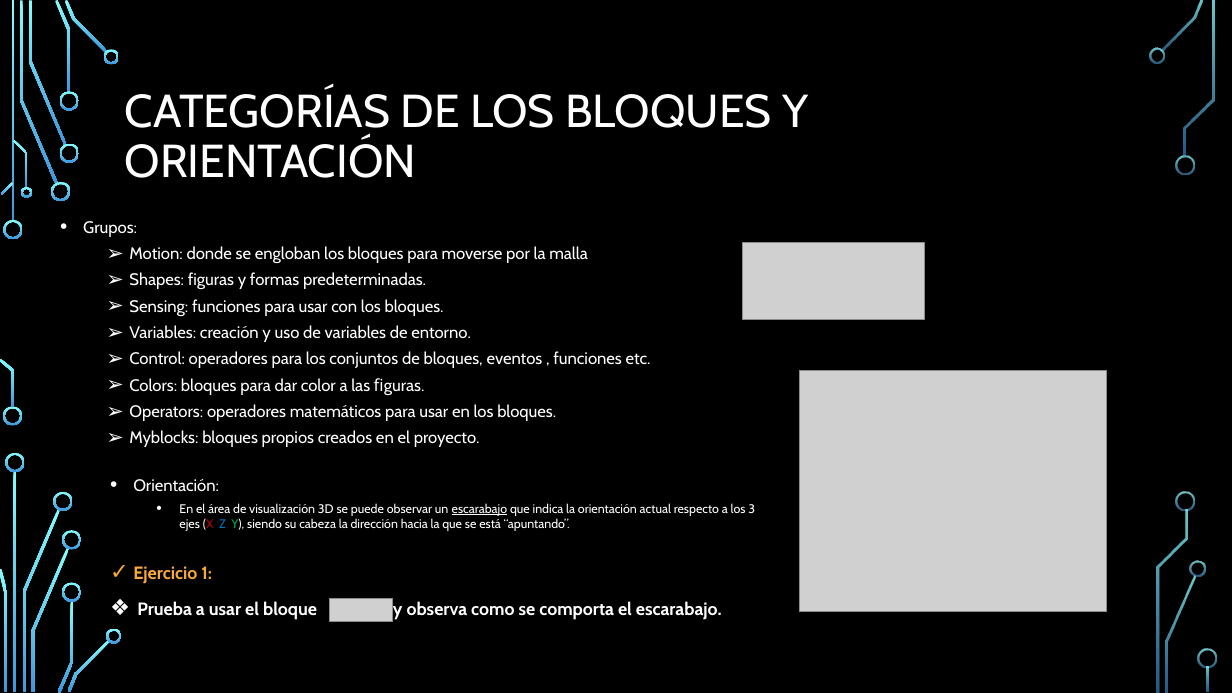
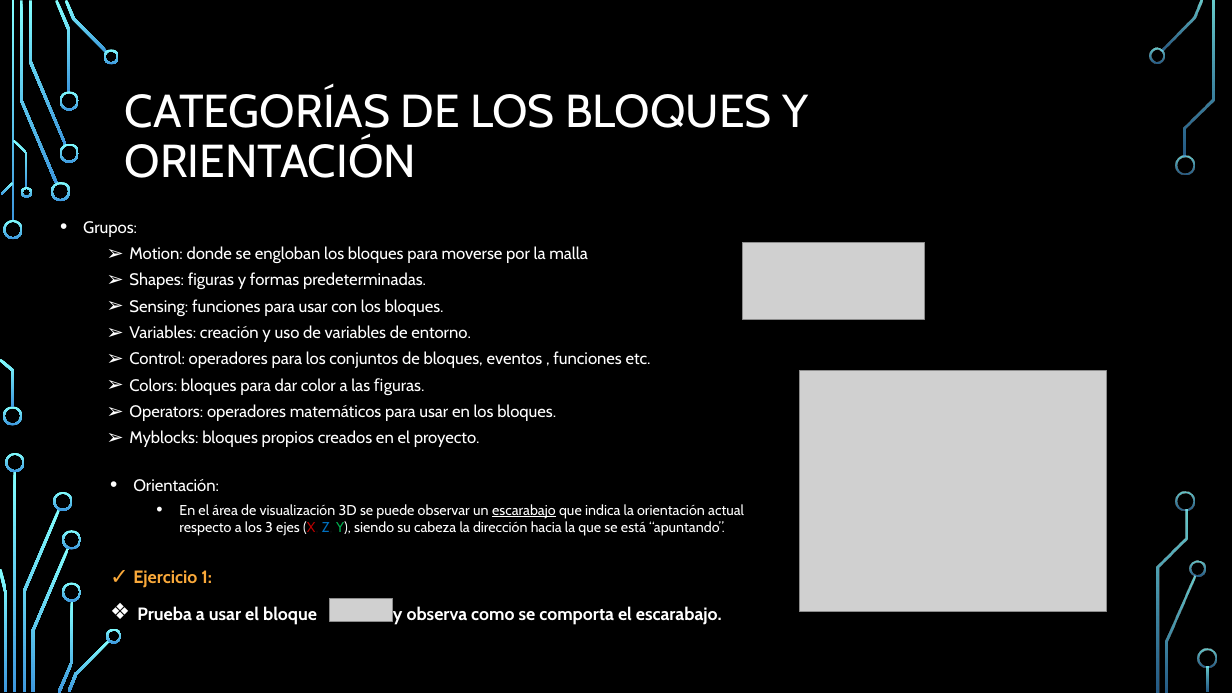
Before and after one commit to jonyB0B/MemoriaTFG-JonatanSantanaPero, a slide deck: slide 5 of Talleres/Taller1.pptx. Drawn at 1232x693 pixels with LibreOffice and Linux fonts; fonts in the diff are those of the drawing; grey boxes stand for pictures; background and template pictures are left out. Boxes give left, top, right and bottom in pixels: in the first picture for what was removed or moved away, otherwise in the second. Text is boxed around its words. In the diff, an @@ line names an element or a change of style, - is before the commit and + after.

```diff
--- a/Talleres/Taller1.pptx
+++ b/Talleres/Taller1.pptx
@@ text at box(179, 504, 744, 536): size 9.7 to 11.1 pt in "En el área de visualización 3D se ..." @@
```
Also in this commit, not shown: 2 other slides changed, 46 other files.
